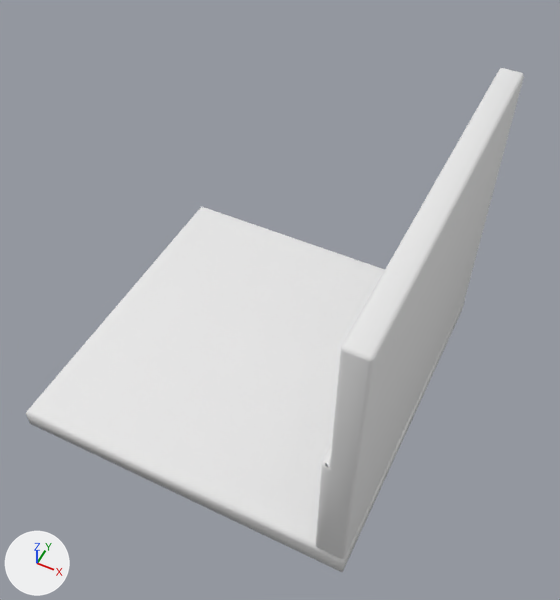
Before and after pictures for a commit that changed the FBX model src/environment/rooms/models/wall.fbx.
Before and after are seen from a 50 mm lens placed at (11.87, -17.75, 18.78), pointed at (5.72, -5.45, 3.39). The lights are fixed; the arrows at lower left show +X, +Y and +Z. The older version comes first. Where no turn or scale is listed for an object, it has been applied to the vertices. Vertices at exactly the same position are counted once.

The first picture shows 'wall'.
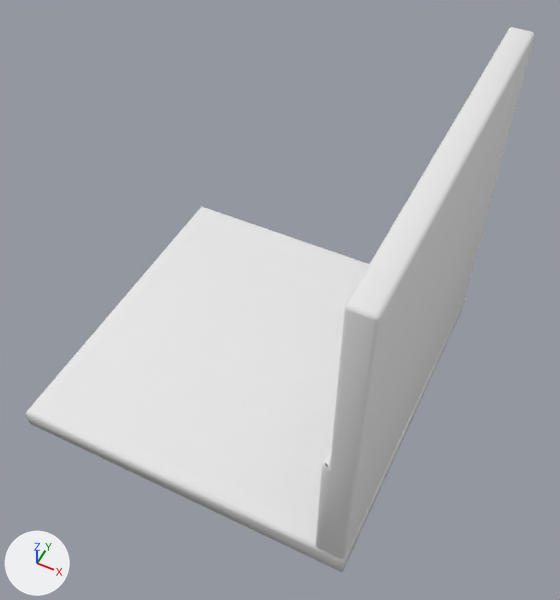
Changed parts and their boxes [x1, y1, x2, y2] in the pictures (560 x 600 px; the box of a moved part takes in the faces that stretch with it):
'wall', reshaped (8% taller): before [26, 68, 524, 572]; after [26, 27, 535, 572]
part 1 of me_cube_015, moved or reshaped: before [330, 68, 524, 478]; after [330, 27, 535, 478]

The edits, one by one:
me_cube_015 is used by ob_wall; location (4.69, -4.83, -0.24).
me_cube_015 had 110 vertices, 105 faces and spanned x -5.0..5.0, y -5.0..5.0, z -0.46..8.45.
me_cube_015 now has 110 vertices, 105 faces and spans x -5.0..5.0, y -5.0..5.0, z -0.46..9.55.
me_cube_015 part 1: all 28 vertices in x 4.36..5.0, y -5.0..5.0, z 8.36..8.45 are moved by (0.0, 0.0, 1.09).
